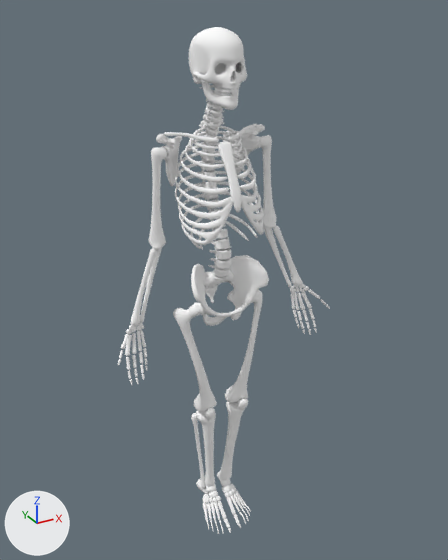
An edit to the Blender file client/public/assets/3d-models/skeleton_with_walk.blend, drawn before and after from the same camera.
The view is the same before and after, from a 50 mm camera at (-18.9, -34.6, 40.3) aimed at (0.7, 0.9, 22.5). Lighting does not change. The marker at lower left points along +X, +Y and +Z. Both versions are drawn at frame 31 of the action 'WalkCycle'; the numbers are the values there.

Objects in the first picture: 'BONES_ARM.L', 'BONES_ARM.R', 'BONES_HEAD', 'BONES_LEG.L', 'BONES_LEG.R', 'BONES_PELVIS', 'BONES_RIBCAGE', 'BONES_SPINE'.
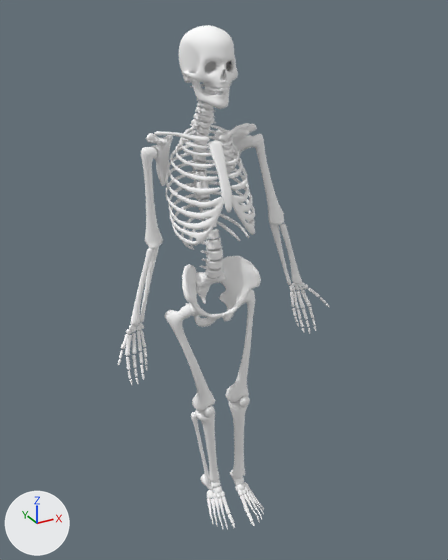
What differs and where, as boxes (x1, y1, x2, y2) in the pictures (448 x 560 px):
'BONES_RIBCAGE', posed: before (175, 126, 264, 250); after (166, 125, 255, 250)
'BONES_ARM.R', posed (9% narrower): before (118, 132, 219, 385); after (118, 131, 210, 385)
'BONES_HEAD', posed: before (189, 27, 247, 110); after (179, 25, 238, 109)
'BONES_LEG.R', posed (20% wider): before (173, 304, 231, 534); after (165, 305, 235, 530)
'BONES_ARM.L', posed (6% wider): before (222, 124, 330, 335); after (214, 123, 329, 334)
'BONES_LEG.L', posed (15% narrower): before (217, 290, 263, 528); after (225, 289, 264, 526)
'BONES_PELVIS', posed: before (191, 255, 269, 326); after (182, 256, 261, 327)
'BONES_SPINE', posed: before (192, 85, 231, 277); after (183, 84, 223, 278)
bone 'CONTROL_FOOT.R', root to tip: before (201, 483) to (201, 476); after (206, 481) to (206, 474)
bone 'CONTROL_FOOT.L', root to tip: before (216, 477) to (216, 470); after (229, 476) to (229, 468)
bone 'CONTROL_HIPS', root to tip: before (227, 243) to (212, 300); after (218, 243) to (204, 301)

Edits to the bpy script that builds the scene:
```text
Change bone_control_foot_r:
    where bone_control_foot_r = bpy.data.objects['Manny_Armature'].pose.bones['CONTROL_FOOT.R']
    bone_control_foot_r.location: (0.1, 0.0, 0.03) -> (0.55, 0.0, 0.0)
Change bone_control_foot_l:
    where bone_control_foot_l = bpy.data.objects['Manny_Armature'].pose.bones['CONTROL_FOOT.L']
    bone_control_foot_l.location: (0.05, 0.0, 0.0) -> (1.1, 0.0, 0.4)
Change bone_control_hips:
    where bone_control_hips = bpy.data.objects['Manny_Armature'].pose.bones['CONTROL_HIPS']
    bone_control_hips.location: (0.08, 0.0, 0.0) -> (0.75, -0.12, 0.0)
```
